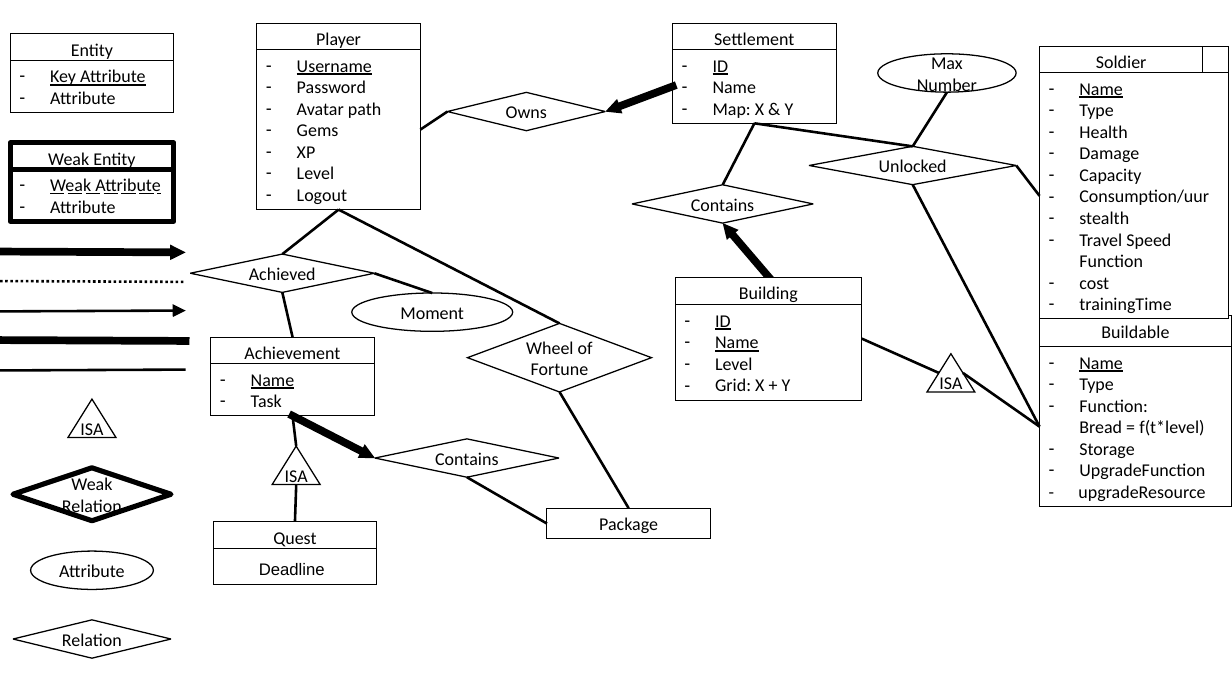
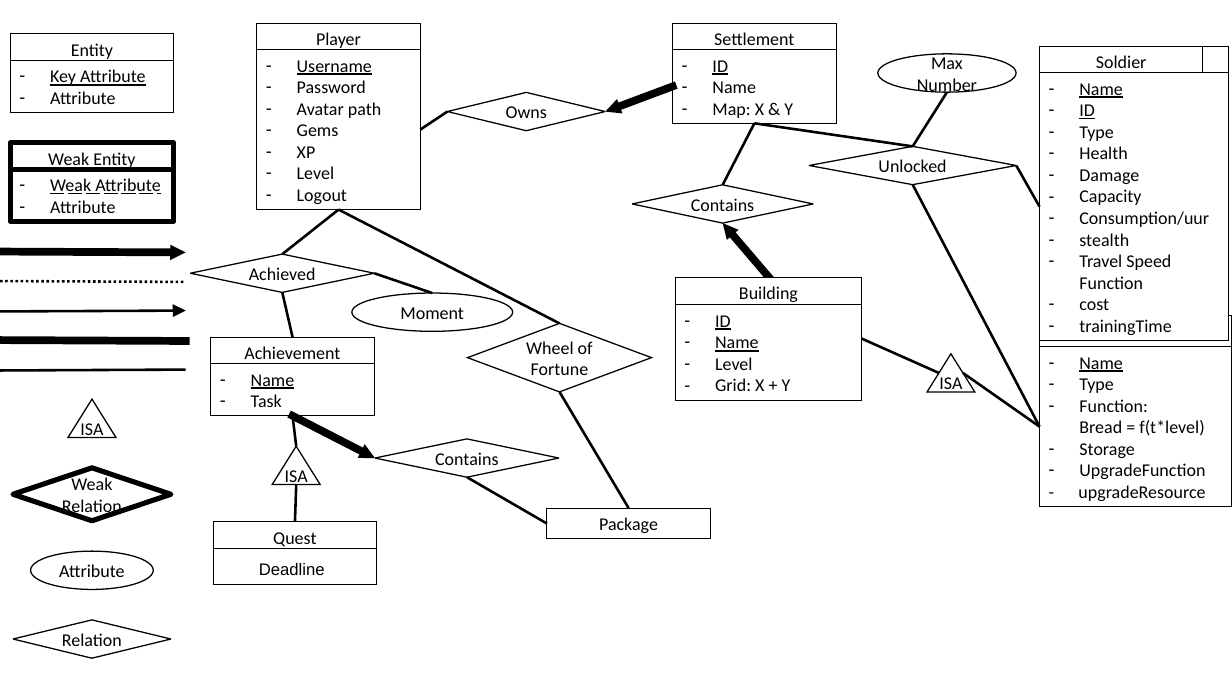
Before and after one commit to JeCheeseSmith/Clash-of-ppdb-s, a slide deck: slide 1 of documentation/database/ER-Diagram.pptx. Drawn at 1232x693 pixels with LibreOffice and Linux fonts; fonts in the diff are those of the drawing; background and template pictures are left out. Boxes give left, top, right and bottom in pixels: in the first picture for what was removed or moved away, otherwise in the second. Text is boxed around its words. In the diff, an @@ line names an element or a change of style, - is before the commit and + after.

```diff
--- a/documentation/database/ER-Diagram.pptx
+++ b/documentation/database/ER-Diagram.pptx
@@ rectangle "Name": place and size @@
-rectangle "Name" at (1040,73,1229,320)
+rectangle "Name" at (1040,73,1229,341)
@@ text in rectangle at (1079,104,1095,119): paragraph added @@
+– ID
@@ line moved from (1040, 196) - (1017, 165) to (1040, 207) - (1017, 165) @@
```
Also in this commit, not shown: 4 other files.
